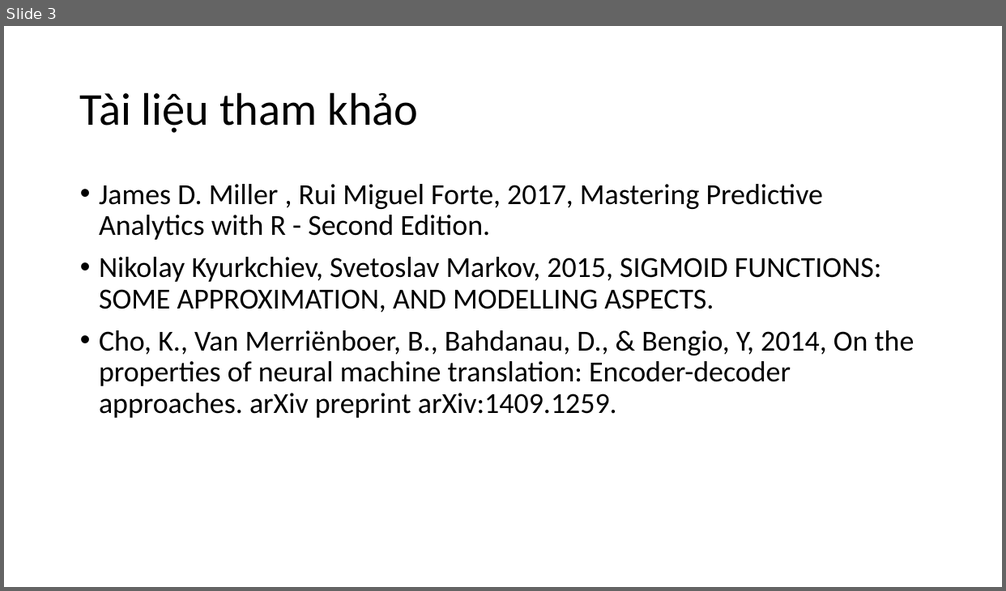
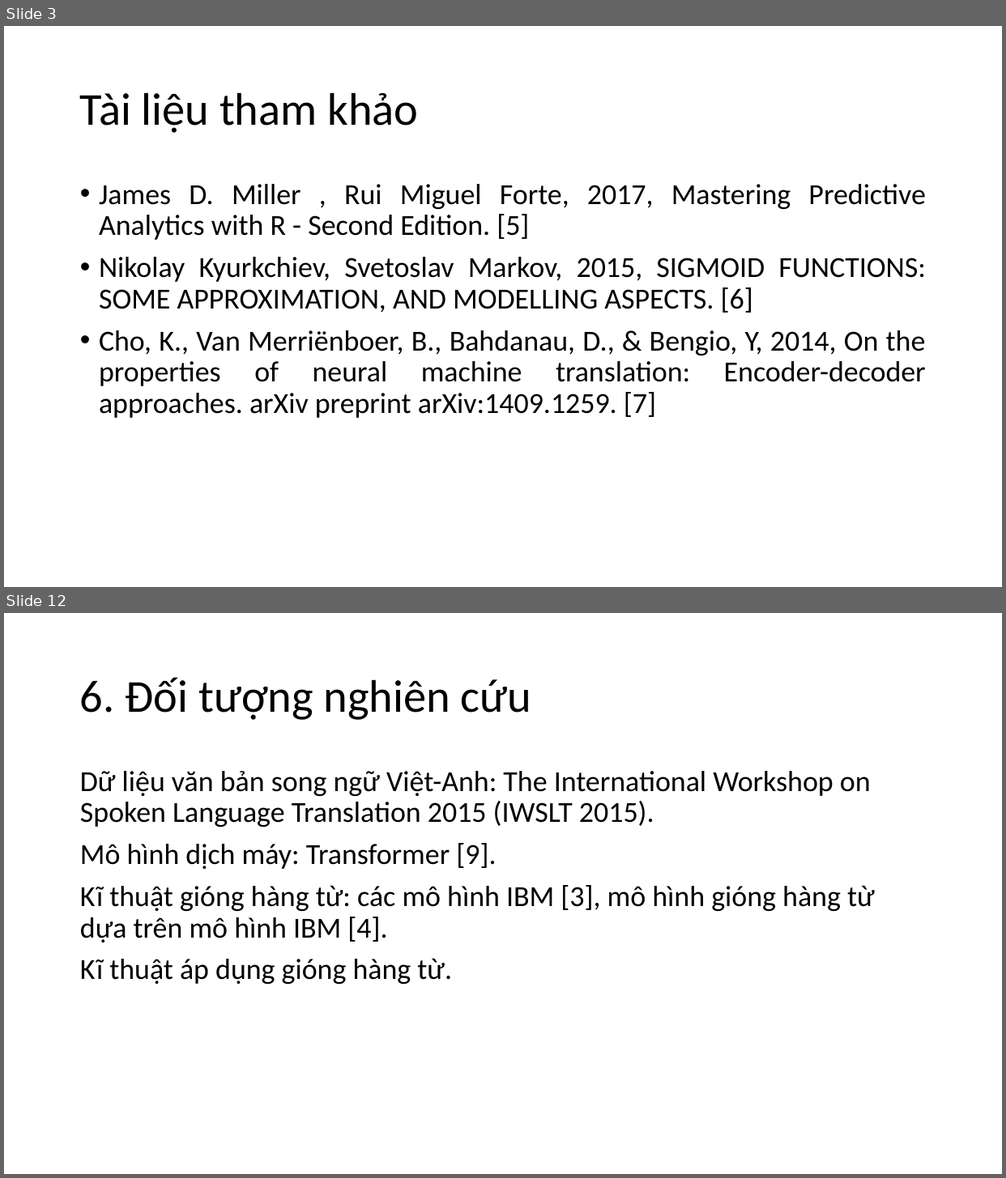
Before and after one commit to nguyenduyhanlam/Improving-Vietnamese-English-neural-machine-translation-with-guiding-word-alignments, a slide deck: dcct.pptx. Shown one above the other, each under a label of ours: slide 3 before the commit, slides 3 and 12 after it; the slides between them are not shown. The pictures are 1006x591 and 1006x1178 pixels, drawn with LibreOffice and Linux fonts; fonts in the diff are those of the drawing. Boxes give left, top, right and bottom in pixels: in the first picture for what was removed or moved away, otherwise in the second. Text is boxed around its words. In the diff, an @@ line names an element or a change of style, - is before the commit and + after.

```diff
--- a/dcct.pptx
+++ b/dcct.pptx
@@ slide 12 added at box(4, 613, 1002, 1174), background #FFFFFF @@
@@ title added at box(80, 677, 531, 720), 44 pt, text #000000 @@
+6. Đối tượng nghiên cứu
@@ text added at box(80, 771, 875, 984), 28 pt, text #000000 @@
+Dữ liệu văn bản song ngữ Việt-Anh: The International Workshop on Spoken Language Translation 2015 (IWSLT 2015).
+Mô hình dịch máy: Transformer [9].
+Kĩ thuật gióng hàng từ: các mô hình IBM [3], mô hình gióng hàng từ dựa trên mô hình IBM [4].
+Kĩ thuật áp dụng gióng hàng từ.
@@ slide 3 changed as well @@
@@ text at box(99, 184, 926, 418): text changed @@
-• James D. Miller , Rui Miguel Forte, 2017, Mastering Predictive Analytics with R - Second Edition.
-• Nikolay Kyurkchiev, Svetoslav Markov, 2015, SIGMOID FUNCTIONS: SOME APPROXIMATION, AND MODELLING ASPECTS.
-• Cho, K., Van Merriënboer, B., Bahdanau, D., & Bengio, Y, 2014, On the properties of neural machine translation: Encoder-decoder approaches. arXiv preprint arXiv:1409.1259.
+• James D. Miller , Rui Miguel Forte, 2017, Mastering Predictive Analytics with R - Second Edition. [5]
+• Nikolay Kyurkchiev, Svetoslav Markov, 2015, SIGMOID FUNCTIONS: SOME APPROXIMATION, AND MODELLING ASPECTS. [6]
+• Cho, K., Van Merriënboer, B., Bahdanau, D., & Bengio, Y, 2014, On the properties of neural machine translation: Encoder-decoder approaches. arXiv preprint arXiv:1409.1259. [7]
```
Also in this commit, not shown: 2 other slides changed, 13 other slides added.
